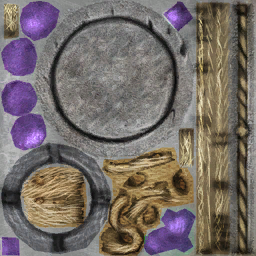
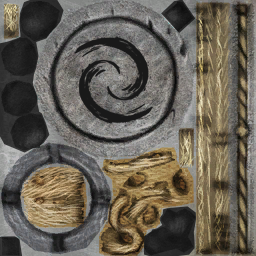
The second 256x256 image is a revision of the first. Changes to its layers:
added layer "Слой 3" above "Слой 2" over [45, 18, 183, 141]
painted on "Слой 2" over [0, 0, 196, 256]
